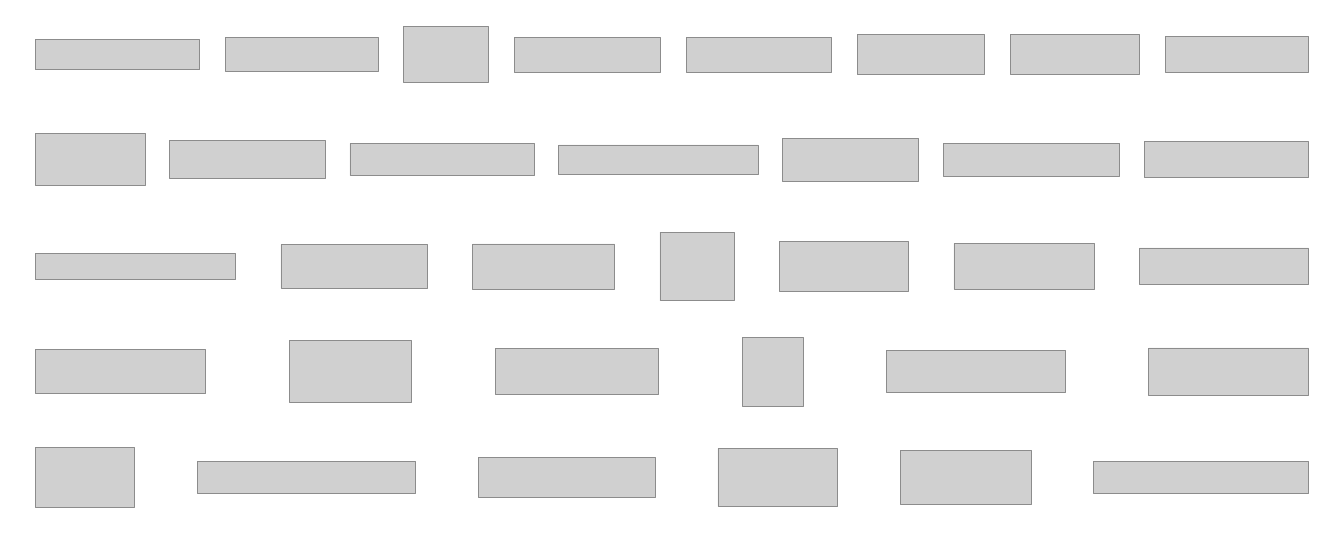
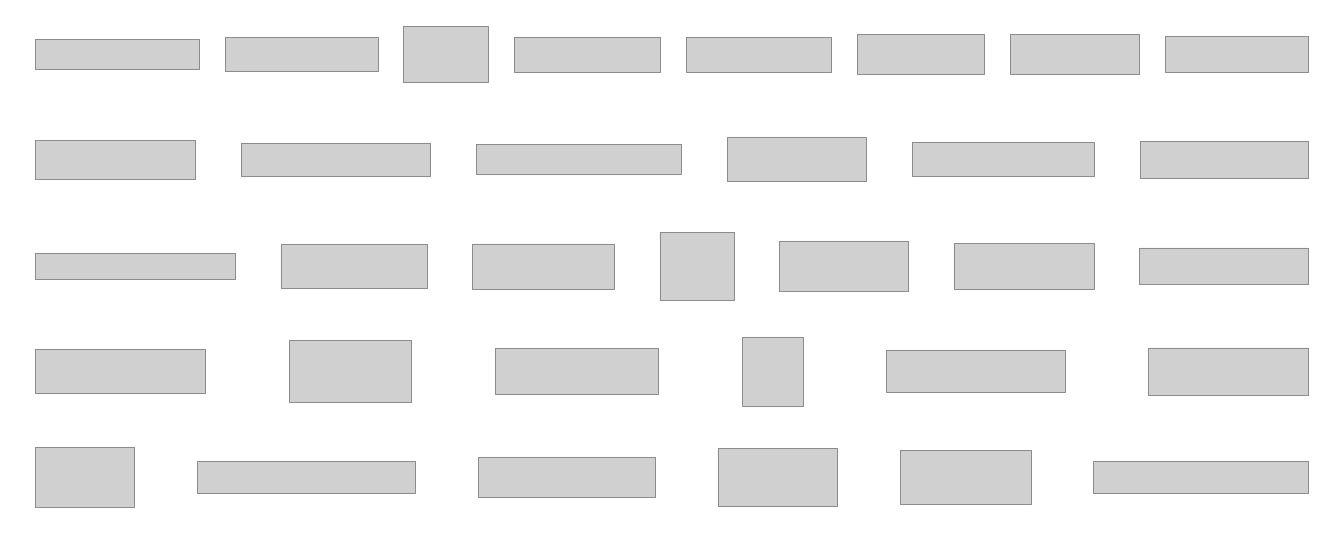
Before and after one commit to RLinf/misc, a slide deck: slide 1 of pic/adoption_logos/adoption.pptx. Drawn at 1344x538 pixels with LibreOffice and Linux fonts; fonts in the diff are those of the drawing; grey boxes stand for pictures. Boxes give left, top, right and bottom in pixels: in the first picture for what was removed or moved away, otherwise in the second. Text is boxed around its words. In the diff, an @@ line names an element or a change of style, - is before the commit and + after.

```diff
--- a/pic/adoption_logos/adoption.pptx
+++ b/pic/adoption_logos/adoption.pptx
@@ picture: place and size @@
-picture at [169,141,326,179]
+picture at [35,140,195,179]
@@ picture removed at [35,134,145,185] @@
@@ picture: place and size @@
-picture at [350,144,535,176]
+picture at [241,144,430,176]
@@ picture: place and size @@
-picture at [559,145,758,175]
+picture at [476,144,680,174]
@@ picture: place and size @@
-picture at [783,138,919,181]
+picture at [727,137,867,181]
@@ picture: place and size @@
-picture at [943,143,1120,176]
+picture at [913,143,1094,177]
@@ picture: place and size @@
-picture at [1144,142,1309,177]
+picture at [1140,141,1309,177]
```
Also in this commit, not shown: 1 other file.
